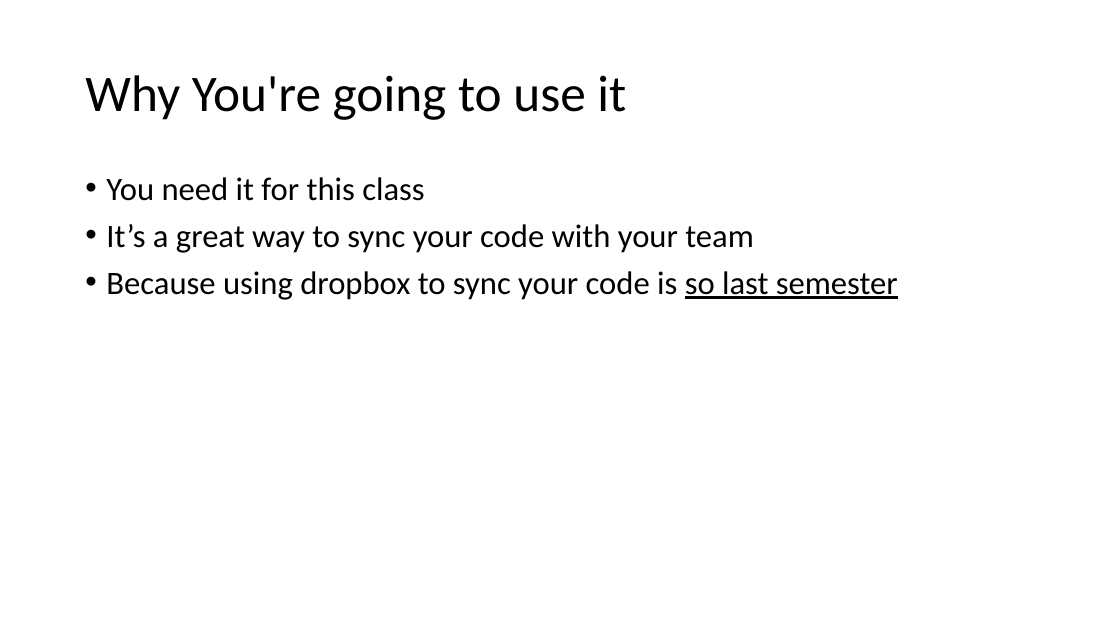
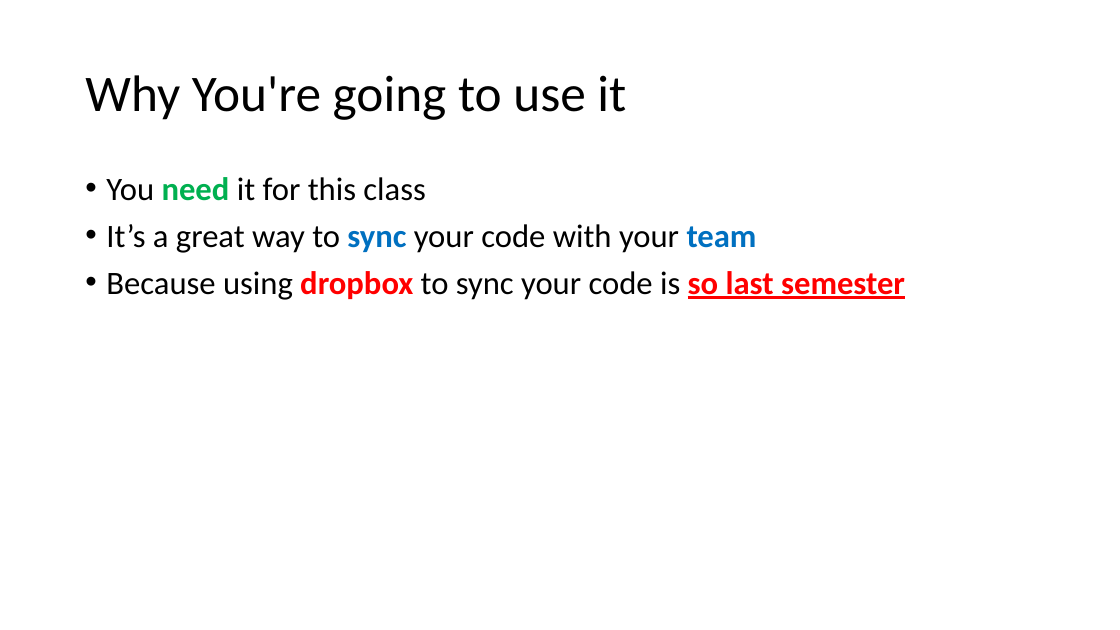
Before and after one commit to shabbir-hussain/ecse321tutW15, a slide deck: slide 10 of 01-EclipseAndGithub.pptx. Drawn at 1120x630 pixels with LibreOffice and Linux fonts; fonts in the diff are those of the drawing. Boxes give left, top, right and bottom in pixels: in the first picture for what was removed or moved away, otherwise in the second. Text is boxed around its words. In the diff, an @@ line names an element or a change of style, - is before the commit and + after.

```diff
--- a/01-EclipseAndGithub.pptx
+++ b/01-EclipseAndGithub.pptx
@@ text "You need it for this ..." at box(106, 177, 905, 300): text colour #000000 to #00B050 in "need"; bold on in "need", "sync team", "dropbox so last semester"; text colour #000000 to #0070C0 in "sync team"; text colour #000000 to #FF0000 in "dropbox so last semester" @@
```
Also in this commit, not shown: 3 other slides changed.
